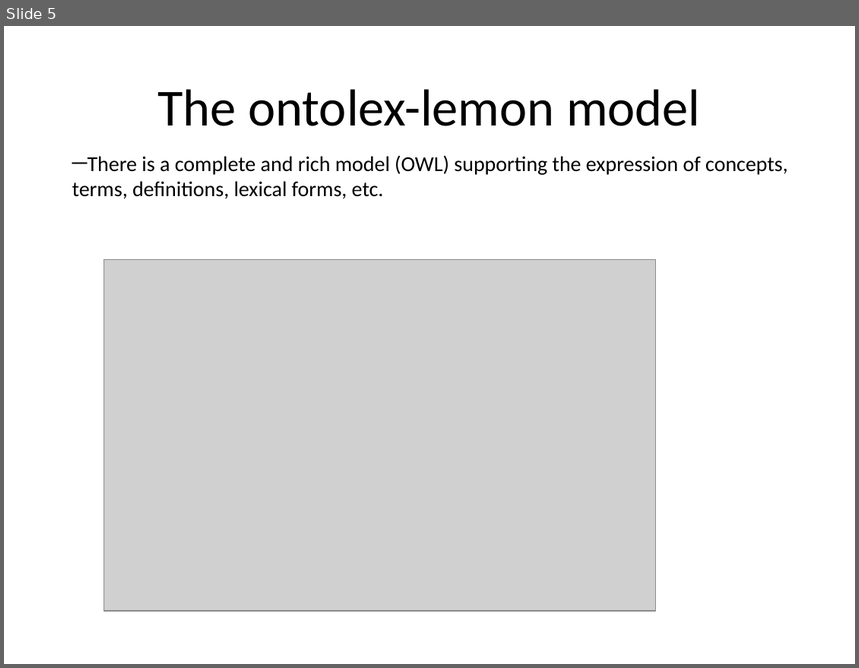
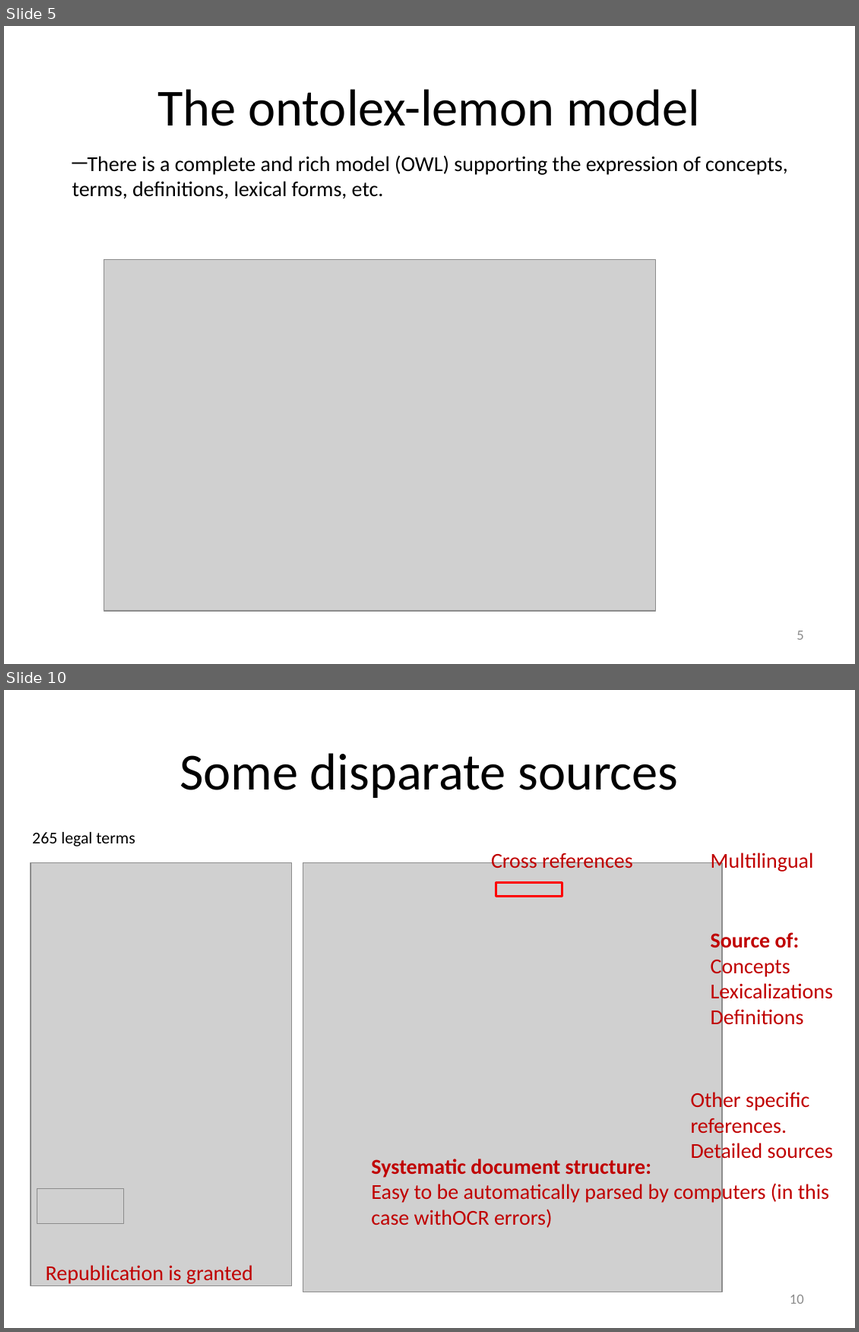
Before and after one commit to liderproject/tbx2rdfservice, a slide deck: slides.pptx. Shown one above the other, each under a label of ours: slide 5 before the commit, slides 5 and 10 after it; the slides between them are not shown. The pictures are 859x668 and 859x1332 pixels, drawn with LibreOffice and Linux fonts; fonts in the diff are those of the drawing; grey boxes stand for pictures. Boxes give left, top, right and bottom in pixels: in the first picture for what was removed or moved away, otherwise in the second. Text is boxed around its words. In the diff, an @@ line names an element or a change of style, - is before the commit and + after.

```diff
--- a/slides.pptx
+++ b/slides.pptx
@@ slide 10 added at (4,690,855,1328), background #FFFFFF @@
@@ title added at (180,753,678,798), 44 pt, text #000000 @@
+Some disparate sources
@@ text added at (32,832,135,847), 14 pt, text #000000 @@
+265 legal terms
@@ picture added at (31,863,292,1287) @@
@@ picture added at (303,863,722,1293) @@
@@ text added at (491,850,633,868), 18 pt, text #C00000 @@
+Cross references
@@ text added at (711,853,814,873), 18 pt, text #C00000 @@
+Multilingual
@@ rectangle added at (496,883,563,897), outline #FF0000 2 pt @@
@@ text added at (711,930,833,1030), 18 pt, text #C00000 @@
+Source of:
+Concepts
+Lexicalizations
+Definitions
@@ text added at (691,1090,833,1163), 18 pt, text #C00000 @@
+Other specific references. Detailed sources
@@ text added at (371,1159,829,1228), 18 pt, text #C00000 @@
+Systematic document structure:
+Easy to be automatically parsed by computers (in this case withOCR errors)
@@ picture added at (37,1189,124,1224) @@
@@ text added at (46,1265,253,1284), 18 pt, text #C00000 @@
+Republication is granted
@@ page number added at (790,1295,804,1304), 12 pt, text #8C8C8C @@
+10
@@ slide 5 changed as well @@
@@ page number added at (797,631,804,640), 12 pt, text #8C8C8C @@
+5
```
Also in this commit, not shown: 5 other slides changed, 23 other slides added, 2 slides removed, 3 other files.
